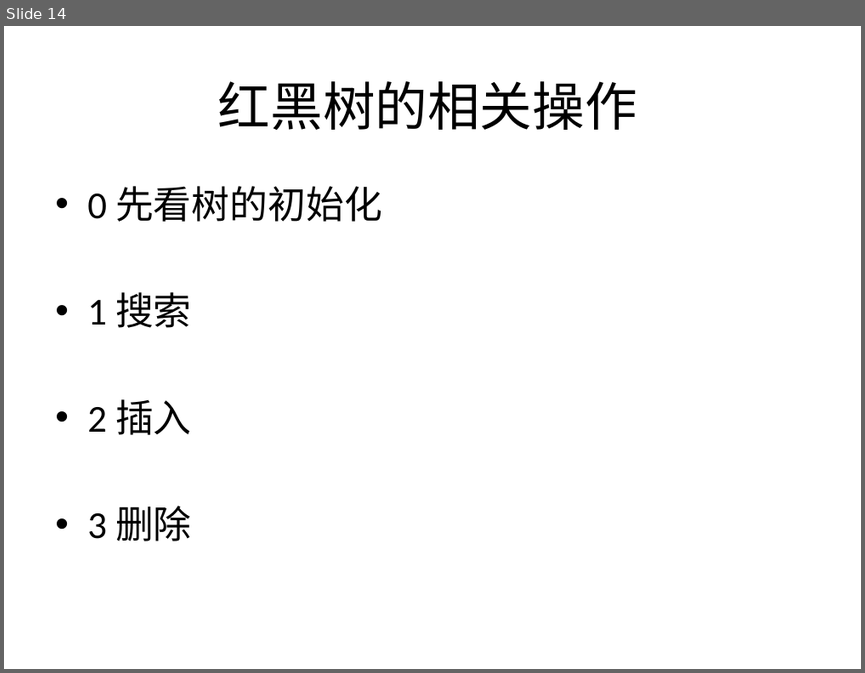
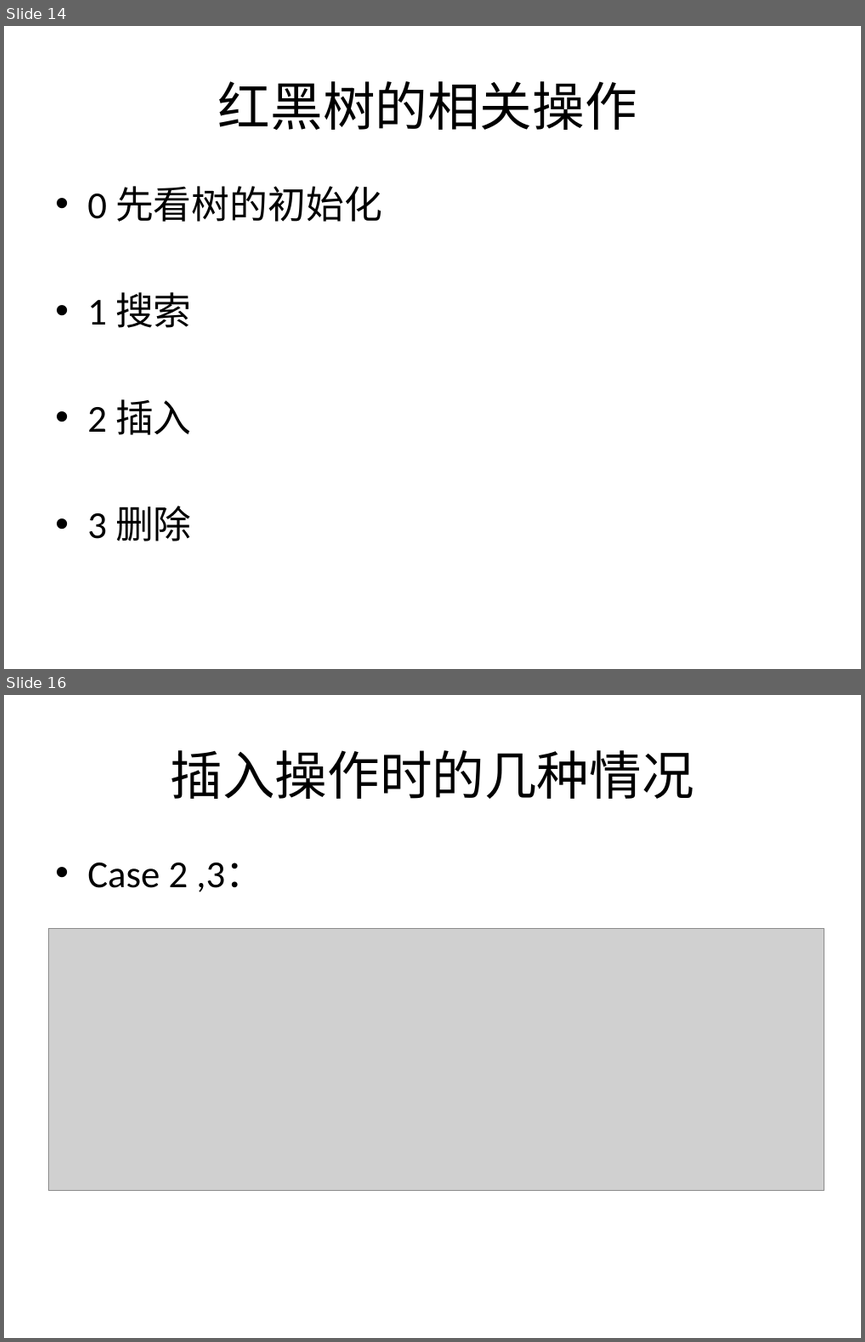
Before and after one commit to justery/JoyCpp, a slide deck: JoyCpp/rb_tree/rb_tree.pptx. Shown one above the other, each under a label of ours: slide 14 before the commit, slides 14 and 16 after it; the slides between them are not shown. The pictures are 865x673 and 865x1342 pixels, drawn with LibreOffice and Linux fonts; fonts in the diff are those of the drawing; grey boxes stand for pictures. Boxes give left, top, right and bottom in pixels: in the first picture for what was removed or moved away, otherwise in the second. Text is boxed around its words. In the diff, an @@ line names an element or a change of style, - is before the commit and + after.

```diff
--- a/JoyCpp/rb_tree/rb_tree.pptx
+++ b/JoyCpp/rb_tree/rb_tree.pptx
@@ slide 16 added at [4, 695, 861, 1338], background #FFFFFF @@
@@ title added at [171, 750, 694, 799], 44 pt, text #000000 @@
+插入操作时的几种情况
@@ text added at [87, 862, 263, 892], 32 pt, text #000000 @@
+• Case 2 ,3：
@@ picture added at [48, 929, 824, 1191] @@
```
Also in this commit, not shown: 1 other slide added, 1 other file.
